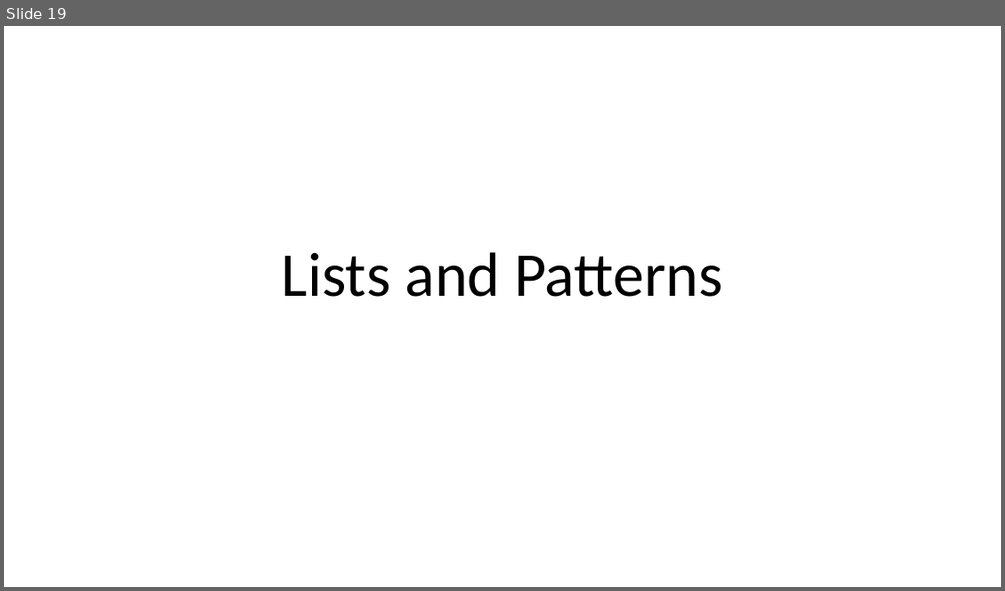
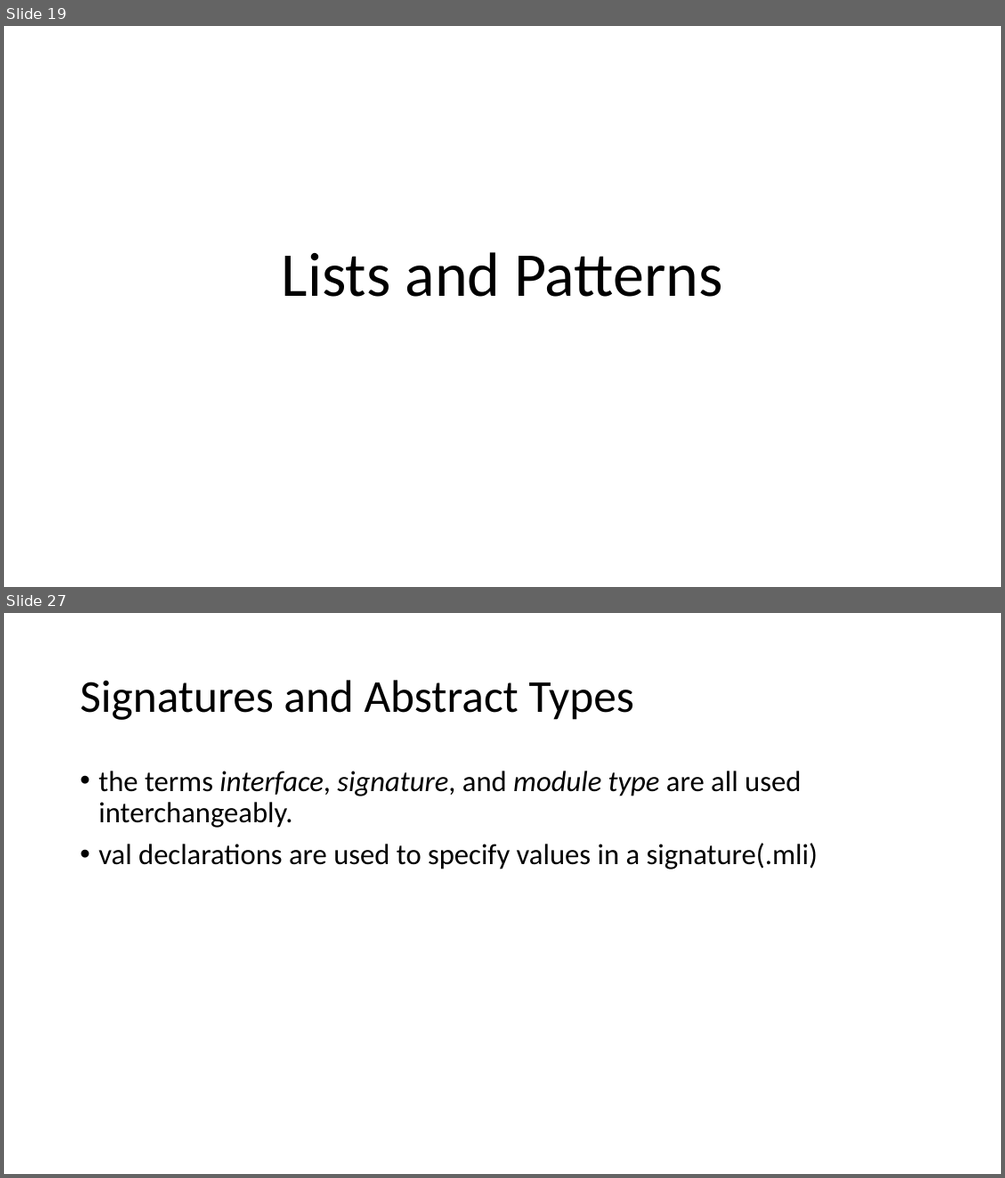
Before and after one commit to bacmive/paper_notes, a slide deck: notes8-ocaml.pptx. Shown one above the other, each under a label of ours: slide 19 before the commit, slides 19 and 27 after it; the slides between them are not shown. The pictures are 1005x591 and 1005x1178 pixels, drawn with LibreOffice and Linux fonts; fonts in the diff are those of the drawing. Boxes give left, top, right and bottom in pixels: in the first picture for what was removed or moved away, otherwise in the second. Text is boxed around its words. In the diff, an @@ line names an element or a change of style, - is before the commit and + after.

```diff
--- a/notes8-ocaml.pptx
+++ b/notes8-ocaml.pptx
@@ slide 27 added at box(4, 613, 1001, 1174), background #FFFFFF @@
@@ title added at box(80, 680, 634, 720), 44 pt, text #000000 @@
+Signatures and Abstract Types
@@ text added at box(98, 771, 817, 869), 28 pt, text #000000 @@
+• the terms interface, signature, and module type are all used interchangeably.
+• val declarations are used to specify values in a signature(.mli)
```
Also in this commit, not shown: 25 other slides added, 1 other file.
